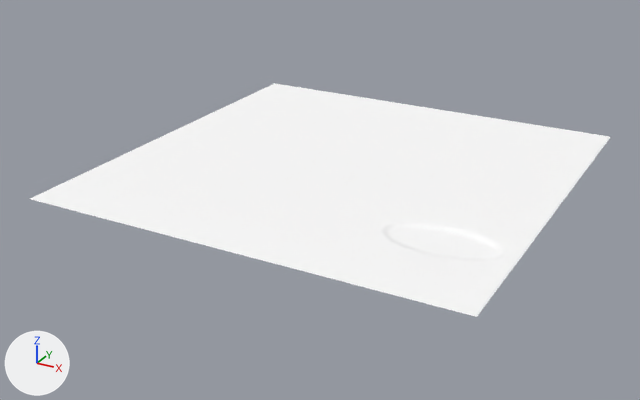
The glTF model games/yorimichi/assets/belmonte/meshes/SM_BM_BT_Terrain_3_4.glb as it was, and as the next commit left it.
Before and after are seen from a 50 mm lens placed at (97.0, 111.0, 224.0), pointed at (-138.0, 537.0, 11.0). Arrows for +X, +Y and +Z are at lower left; the lights stay in place. The picture after the commit comes second.

The scene before the commit, as lines of its bpy script (objects in view):
```python
me_sm_bt_terrain_3_4 = bpy.data.meshes.new('SM_BT_Terrain_3_4')
me_sm_bt_terrain_3_4.from_pydata(...)  # 1769 vertices, 3406 faces; spans x -256.0..0.0, y 424.0..680.0, z 29.0..30.0
me_sm_bt_terrain_3_4.materials.append(mat_bm_000_m_terrain_025)
ob_sm_bm_bt_terrain_3_4 = bpy.data.objects.new('SM_BM_BT_Terrain_3_4', me_sm_bt_terrain_3_4)
ob_sm_bm_bt_terrain_3_4.location = (0.0, 0.0, 0.0)
```
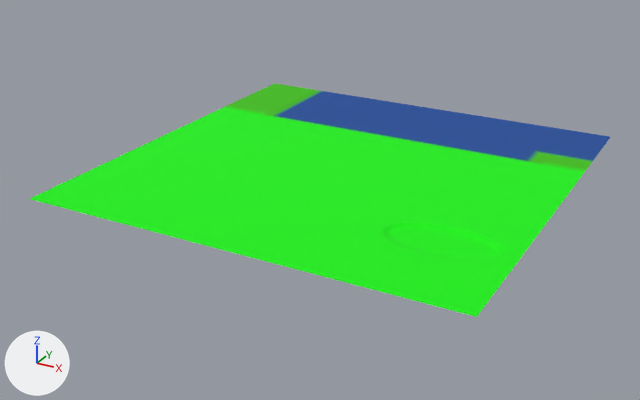
The change, as a list of edits to the scene's bpy script:
```text
Change me_sm_bt_terrain_3_4:
    where me_sm_bt_terrain_3_4.from_pydata(...)  # 1769 vertices, 3406 faces; spans x -256.0..0.0, y 424.0..680.0, z 29.0..30.0
    used by ob_sm_bm_bt_terrain_3_4; location = (0.0, 0.0, 0.0)
    me_sm_bt_terrain_3_4 part 1: 2817 faces centred in x -254.0..-2.0, y 426.0..677.0, z 29.0..30.0 are repainted in the vertex colours; the middle colour goes from white #ffffff to green #0cf300
    me_sm_bt_terrain_3_4 part 2: 589 faces centred in x -215.0..-2.0, y 611.0..678.0, z 30.0 are repainted in the vertex colours; the middle colour goes from white #ffffff to blue #194c9a
```

Changed parts and their boxes [x1, y1, x2, y2] in the pictures (640 x 400 px):
part 1 of me_sm_bt_terrain_3_4, recoloured (white to green)
    both: [30, 83, 592, 317]
part 2 of me_sm_bt_terrain_3_4, recoloured (white to blue)
    both: [274, 91, 610, 162]
